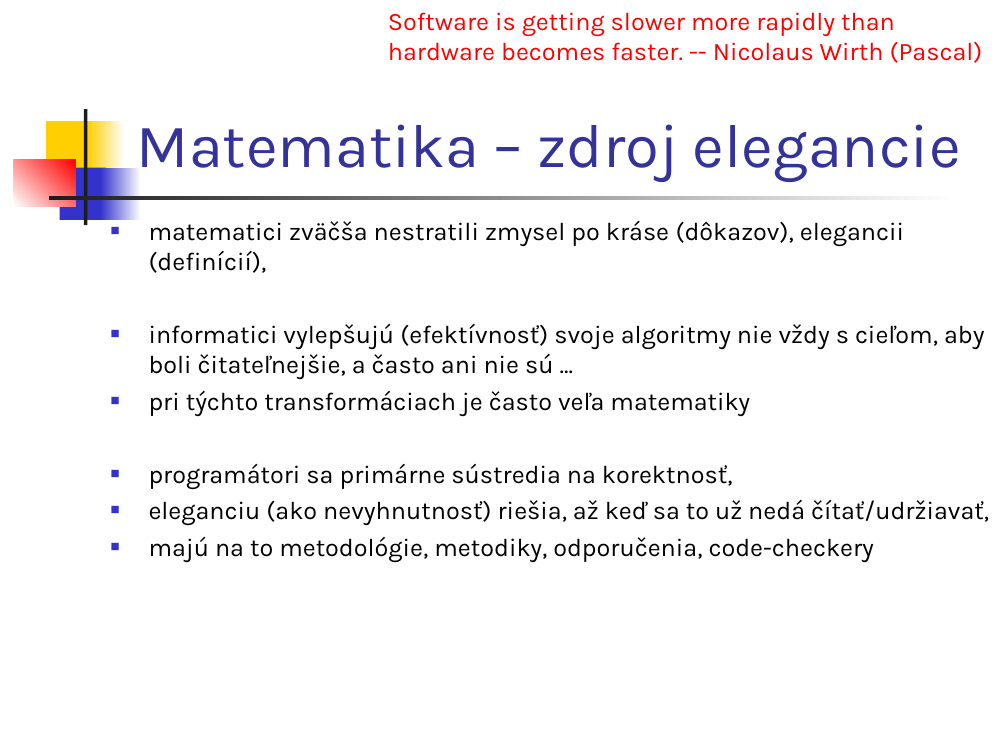
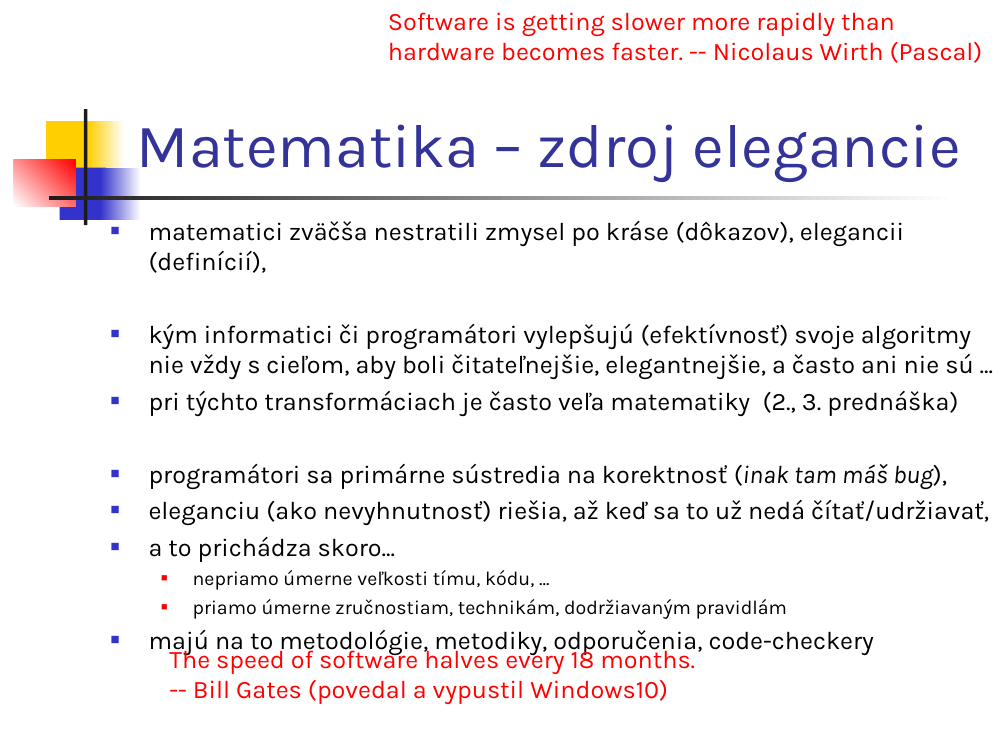
Before and after one commit to Funkcionalne/Prednasky, a slide deck: slide 4 of 01/01_fpro.ppt. Drawn at 1008x756 pixels with LibreOffice and Linux fonts; fonts in the diff are those of the drawing. Boxes give left, top, right and bottom in pixels: in the first picture for what was removed or moved away, otherwise in the second. Text is boxed around its words. In the diff, an @@ line names an element or a change of style, - is before the commit and + after.

```diff
--- a/01/01_fpro.ppt
+++ b/01/01_fpro.ppt
@@ text at [149,324,973,489]: text changed @@
-■ informatici vylepšujú (efektívnosť) svoje algoritmy nie vždy s cieľom, aby boli čitateľnejšie, a často ani nie sú ...
-■ pri týchto transformáciach je často veľa matematiky
-■ programátori sa primárne sústredia na korektnosť,
+■ kým informatici či programátori vylepšujú (efektívnosť) svoje algoritmy nie vždy s cieľom, aby boli čitateľnejšie, elegantnejšie, a často ani nie sú ...
+■ pri týchto transformáciach je často veľa matematiky (2., 3. prednáška)
+■ programátori sa primárne sústredia na korektnosť (inak tam máš bug),
@@ text at [149,537,787,619]: paragraphs added @@
+■ a to prichádza skoro...
+  ■ nepriamo úmerne veľkosti tímu, kódu, ...
+  ■ priamo úmerne zručnostiam, technikám, dodržiavaným pravidlám
@@ text added at [169,646,695,704], 18 pt, text #FF0000 @@
+The speed of software halves every 18 months.
+-- Bill Gates (povedal a vypustil Windows10)
```
Also in this commit, not shown: 13 other slides changed, 1 slide added, 2 other files.
